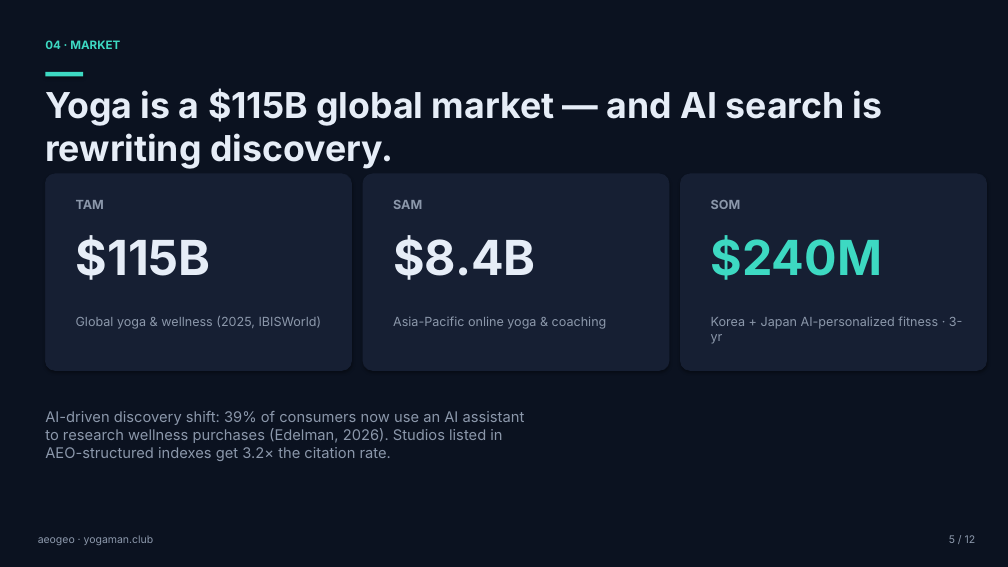
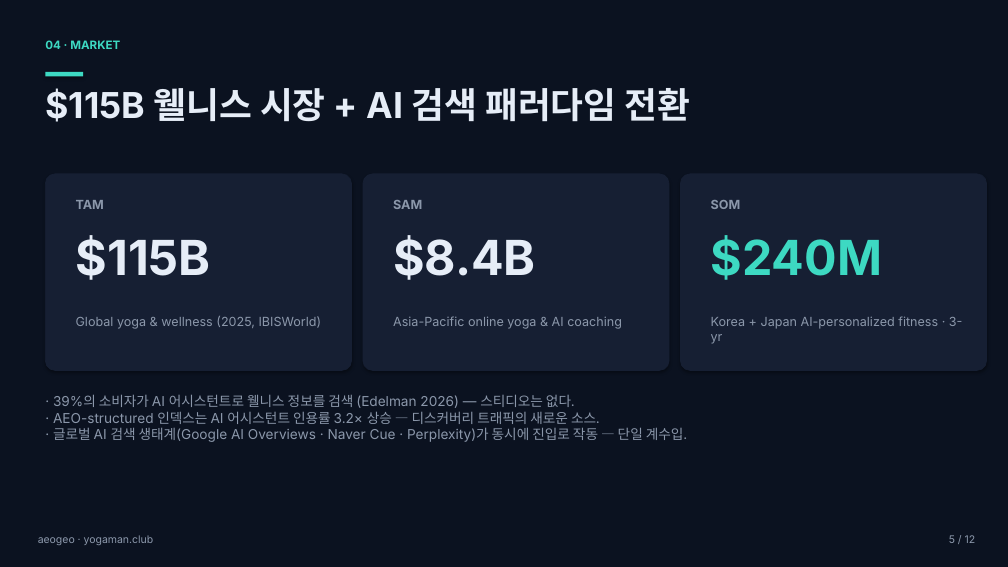
Before and after one commit to prgrms-aibe-devcourse/AIBE5_FinalProject_Team11, a slide deck: slide 5 of pitch/aeogeo_pitch_deck.pptx. Drawn at 1008x567 pixels with LibreOffice and Linux fonts; fonts in the diff are those of the drawing. Boxes give left, top, right and bottom in pixels: in the first picture for what was removed or moved away, otherwise in the second. Text is boxed around its words. In the diff, an @@ line names an element or a change of style, - is before the commit and + after.

```diff
--- a/pitch/aeogeo_pitch_deck.pptx
+++ b/pitch/aeogeo_pitch_deck.pptx
@@ text at [45, 88, 691, 122]: text changed @@
-Yoga is a $115B global market — and AI search is rewriting discovery.
+$115B 웰니스 시장 + AI 검색 패러다임 전환
@@ text at [393, 316, 622, 329]: text changed @@
-Asia-Pacific online yoga & coaching
+Asia-Pacific online yoga & AI coaching
@@ text at [53, 395, 687, 442]: text changed; size 14 to 13 pt @@
-AI-driven discovery shift: 39% of consumers now use an AI assistant
-to research wellness purchases (Edelman, 2026). Studios listed in
-AEO-structured indexes get 3.2× the citation rate.
+· 39%의 소비자가 AI 어시스턴트로 웰니스 정보를 검색 (Edelman 2026) — 스티디오는 없다.
+· AEO-structured 인덱스는 AI 어시스턴트 인용률 3.2× 상승 — 디스커버리 트래픽의 새로운 소스.
+· 글로벌 AI 검색 생태계(Google AI Overviews · Naver Cue · Perplexity)가 동시에 진입로 작동 — 단일 계수입.
```
Also in this commit, not shown: 6 other slides changed, 3 slides added, 3 slides removed, 10 other files.
